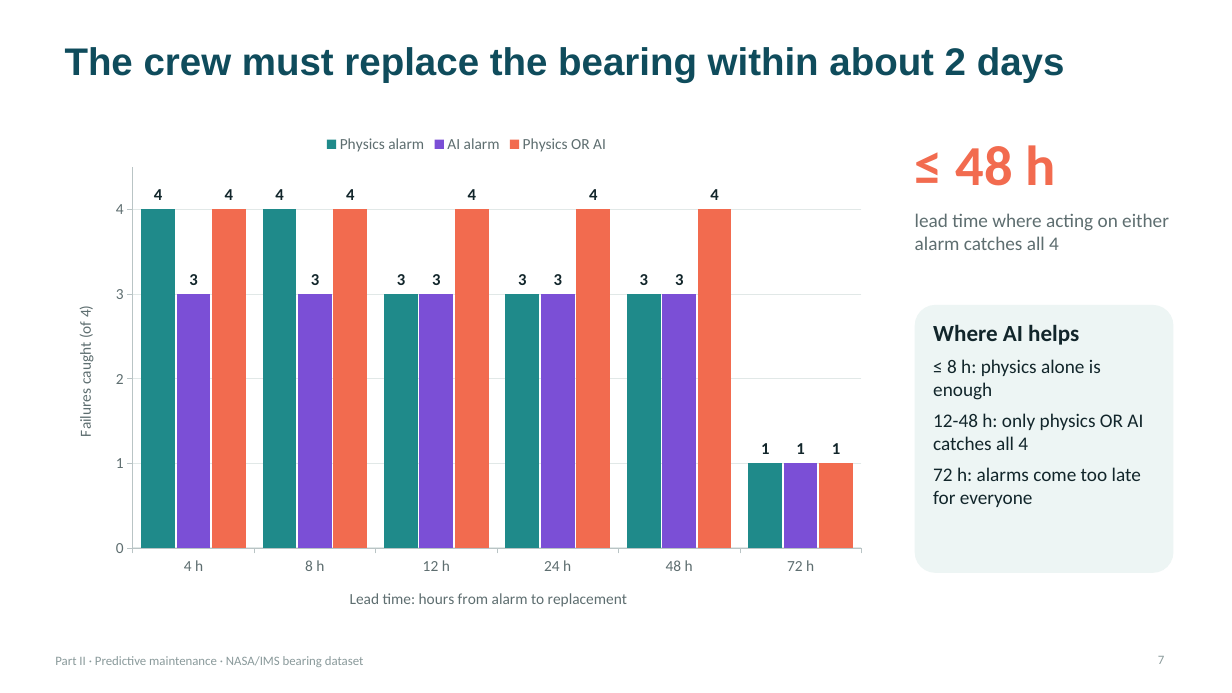
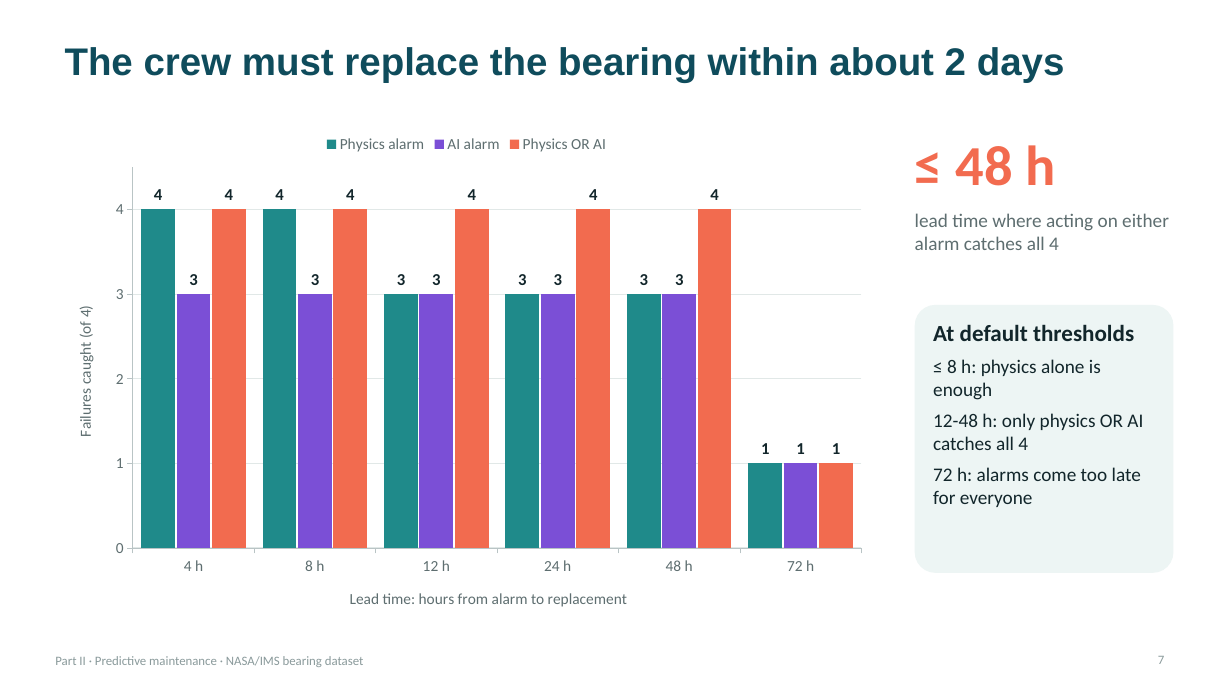
Before and after one commit to Adrian-Jotham/AISmartFactory, a slide deck: slide 7 of predictive_maintenance_part2.pptx. Drawn at 1232x693 pixels with LibreOffice and Linux fonts; fonts in the diff are those of the drawing. Boxes give left, top, right and bottom in pixels: in the first picture for what was removed or moved away, otherwise in the second. Text is boxed around its words. In the diff, an @@ line names an element or a change of style, - is before the commit and + after.

```diff
--- a/predictive_maintenance_part2.pptx
+++ b/predictive_maintenance_part2.pptx
@@ text at [933,324,1134,341]: text changed @@
-Where AI helps
+At default thresholds
```
Also in this commit, not shown: 2 other slides changed, 1 slide added, 6 other files.
